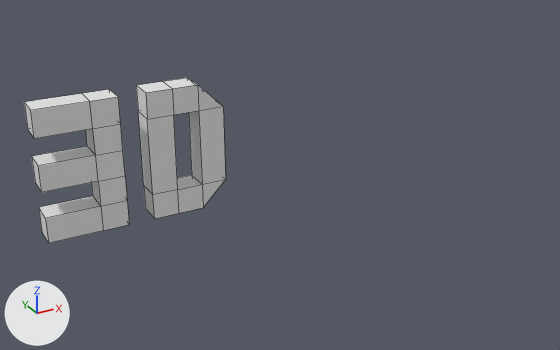
A saved change to the Blender file assets/3d_pong_models.blend.
The view is the same before and after, from a 50 mm camera at (-12.1, -50.8, 21.8) aimed at (17.7, 3.3, -5.3). Lighting does not change. The marker at lower left points along +X, +Y and +Z. Mesh edges are drawn as thin lines.

Objects in the first picture: 'ThreeD'.
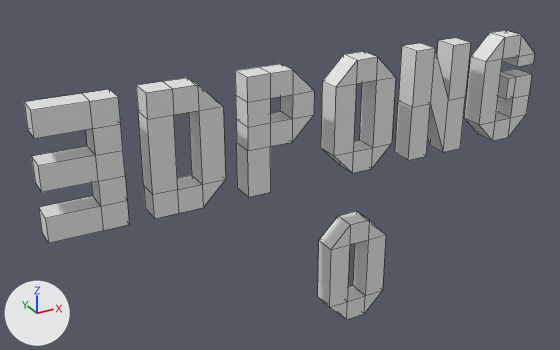
The newer file is also turned or shifted as a whole; pictures and numbers use the older file's frame.

The change, as a list of edits to the scene's bpy script:
```text
Add me_plane_002:
    me_plane_002.from_pydata(...)  # 32 vertices, 34 faces; spans x -1.0..5.0, y -5.0..5.0, z -2.0..0.0
Add me_plane_003:
    me_plane_003.from_pydata(...)  # 24 vertices, 28 faces; spans x -1.0..5.0, y -5.0..5.0, z -2.0..0.0
Add me_plane_004:
    me_plane_004.from_pydata(...)  # 24 vertices, 22 faces; spans x -1.0..5.0, y -5.0..5.0, z -2.0..0.0
Add me_plane_005:
    me_plane_005.from_pydata(...)  # 40 vertices, 42 faces; spans x -1.0..5.0, y -5.0..5.0, z -2.0..0.0
Add ob_letter_p:
    ob_letter_p = bpy.data.objects.new('letter_P', me_plane_002)
    ob_letter_p.location = (14.0, 0.0, 0.0)
    ob_letter_p.rotation_euler = (1.571, 0.0, 0.0)  # degrees (90, 0, 0)
Add ob_letter_o:
    ob_letter_o = bpy.data.objects.new('letter_O', me_plane_003)
    ob_letter_o.location = (22.0, 0.0, 0.0)
    ob_letter_o.rotation_euler = (1.571, 0.0, 0.0)  # degrees (90, 0, 0)
Add ob_letter_n:
    ob_letter_n = bpy.data.objects.new('letter_N', me_plane_004)
    ob_letter_n.location = (30.0, 0.0, 0.0)
    ob_letter_n.rotation_euler = (1.571, 0.0, 0.0)  # degrees (90, 0, 0)
Add ob_letter_g:
    ob_letter_g = bpy.data.objects.new('letter_G', me_plane_005)
    ob_letter_g.location = (38.0, 0.0, 0.0)
    ob_letter_g.rotation_euler = (1.571, 0.0, 0.0)  # degrees (90, 0, 0)
Add ob_letter_o_001:
    ob_letter_o_001 = bpy.data.objects.new('letter_O.001', me_plane_003.copy())
    ob_letter_o_001.location = (22.0, 0.0, -15.0)
    ob_letter_o_001.rotation_euler = (1.571, 0.0, 0.0)  # degrees (90, 0, 0)
```

Pixel boxes (x1, y1, x2, y2) of what changed, in the pictures (560 x 350 px):
'letter_N', added
    after: (395, 38, 471, 160)
'letter_O', added
    after: (321, 51, 396, 173)
'letter_P', added
    after: (235, 64, 314, 197)
'letter_G', added
    after: (465, 30, 535, 141)
'letter_O.001', added
    after: (318, 211, 386, 320)
